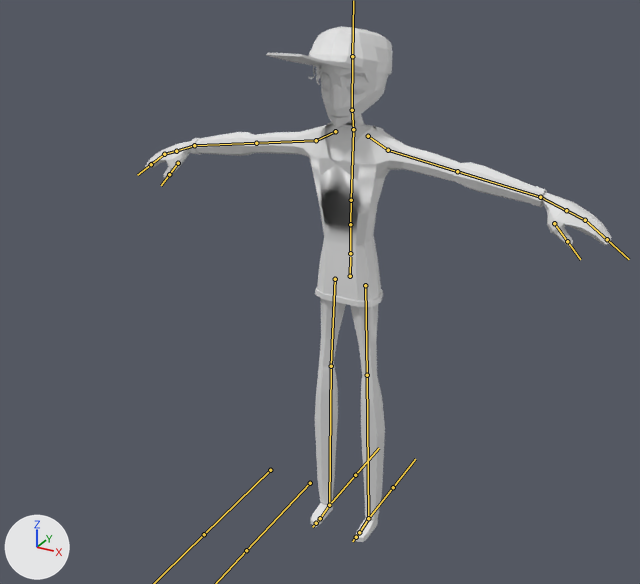
A saved change to the FBX model Assets/Resources/Models/Players/New Models/Jock.fbx.
One viewpoint serves both versions: a 50 mm camera at (3.35, -6.57, 5.84) aimed at (-0.29, 0.06, 2.53). Arrows for +X, +Y and +Z are at lower left; the lights stay in place. The bones that bend it are drawn over the model as lines.

Objects in the first picture: 'Body'.
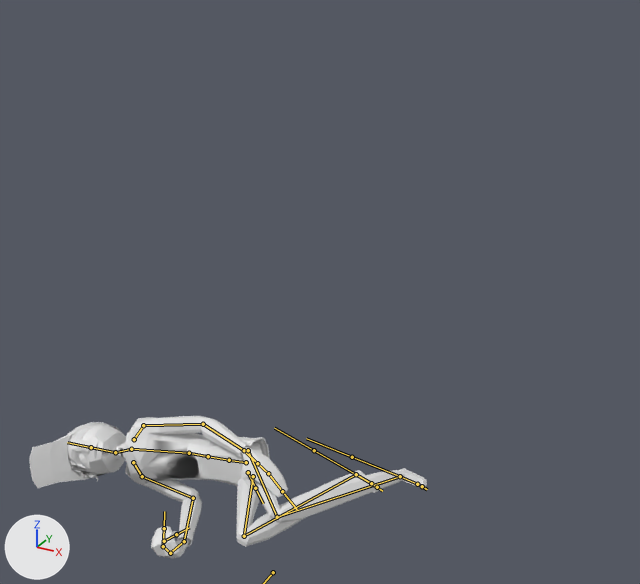
Commit message: Death + More animations

The newer file adds an action. The first version stands in its rest pose; the second is drawn at frame 76 of the action 'Armature|Death'.

Where the change shows, as pixel boxes (x1, y1, x2, y2) in the pictures (640 x 584 px):
'Body', posed (15% narrower, 72% shorter): before (145, 26, 611, 542); after (30, 416, 427, 558)
bone 'Hips', root to tip: before (350, 276) to (350, 257); after (246, 462) to (231, 460)
bone 'UpperBack', root to tip: before (350, 224) to (351, 200); after (208, 456) to (189, 453)
bone 'Chest', root to tip: before (351, 200) to (353, 130); after (189, 453) to (132, 449)
bone 'Neck', root to tip: before (353, 129) to (352, 110); after (131, 449) to (115, 452)
bone 'Head', root to tip: before (352, 110) to (352, 56); after (115, 452) to (91, 447)
bone 'UpperArm.L', root to tip: before (388, 150) to (457, 171); after (143, 425) to (203, 424)
bone 'LowerArm.L', root to tip: before (457, 171) to (540, 197); after (203, 424) to (244, 450)
bone 'UpperFingers.L', root to tip: before (566, 210) to (585, 220); after (257, 463) to (268, 473)
bone 'UpperArm.R', root to tip: before (316, 140) to (256, 143); after (142, 476) to (193, 498)
bone 'LowerArm.R', root to tip: before (256, 143) to (194, 145); after (193, 498) to (184, 541)
bone 'Hands.R', root to tip: before (194, 145) to (176, 151); after (184, 541) to (170, 553)
bone 'UpperFingers.R', root to tip: before (176, 151) to (164, 154); after (170, 553) to (163, 546)
bone 'LowerFingers.R', root to tip: before (164, 154) to (151, 164); after (163, 546) to (164, 528)
bone 'Thumb.R', root to tip: before (178, 163) to (169, 174); after (164, 541) to (176, 534)
bone 'UpperLeg.L', root to tip: before (365, 285) to (367, 375); after (248, 450) to (277, 517)
bone 'LowerLeg.L', root to tip: before (367, 375) to (368, 518); after (277, 517) to (400, 476)
bone 'Foot.L', root to tip: before (368, 518) to (359, 532); after (400, 476) to (417, 484)
bone 'Toes.L', root to tip: before (359, 532) to (356, 537); after (417, 484) to (422, 486)
bone 'UpperLeg.R', root to tip: before (335, 279) to (331, 366); after (253, 476) to (244, 536)
bone 'LowerLeg.R', root to tip: before (331, 366) to (329, 505); after (244, 536) to (356, 474)
bone 'Foot.R', root to tip: before (329, 505) to (320, 518); after (356, 474) to (371, 483)

What the commit changed:
Bone 'Hips' (bone_hips) moves from (0.0, 0.0, 0.0) to (-2.9, -5.95, 0.37).
Bone 'Hips' (bone_hips) turns from (0, 0, 0) to (0, 0, 99) degrees about its own x, y and z.
Bone 'UpperBack' (bone_upperback) turns from (0, 0, 0) to (12, 0, -11) degrees about its own x, y and z.
Bone 'Chest' (bone_chest) turns from (0, 0, 0) to (21, -1, -6) degrees about its own x, y and z.
Bone 'Neck' (bone_neck) turns from (0, 0, 0) to (-12, 43, 10) degrees about its own x, y and z.
Bone 'Head' (bone_head) turns from (0, 0, 0) to (-25, 5, -23) degrees about its own x, y and z.
Bone 'UpperArm.L' (bone_upperarm_l) turns from (0, 0, 0) to (1, 2, -75) degrees about its own x, y and z.
Bone 'LowerArm.L' (bone_lowerarm_l) turns from (0, 0, 0) to (51, -12, -6) degrees about its own x, y and z.
Bone 'UpperFingers.L' (bone_upperfingers_l) turns from (0, 0, 0) to (-12, 11, -14) degrees about its own x, y and z.
Bone 'UpperArm.R' (bone_upperarm_r) turns from (0, 0, 0) to (25, 1, 76) degrees about its own x, y and z.
Bone 'LowerArm.R' (bone_lowerarm_r) turns from (0, 0, 0) to (71, 6, 28) degrees about its own x, y and z.
Bone 'Hands.R' (bone_hands_r) turns from (0, 0, 0) to (23, -4, 3) degrees about its own x, y and z.
Bone 'UpperFingers.R' (bone_upperfingers_r) turns from (0, 0, 0) to (-6, 8, 52) degrees about its own x, y and z.
Bone 'LowerFingers.R' (bone_lowerfingers_r) turns from (0, 0, 0) to (16, 8, 87) degrees about its own x, y and z.
Bone 'Thumb.R' (bone_thumb_r) turns from (0, 0, 0) to (-78, 21, 28) degrees about its own x, y and z.
Bone 'UpperLeg.L' (bone_upperleg_l) turns from (0, 0, 0) to (38, 1, -28) degrees about its own x, y and z.
Bone 'LowerLeg.L' (bone_lowerleg_l) turns from (0, 0, 0) to (-102, -4, -2) degrees about its own x, y and z.
Bone 'Foot.L' (bone_foot_l) turns from (0, 0, 0) to (-16, -17, 23) degrees about its own x, y and z.
Bone 'Toes.L' (bone_toes_l) turns from (0, 0, 0) to (19, 0, 1) degrees about its own x, y and z.
Bone 'UpperLeg.R' (bone_upperleg_r) turns from (0, 0, 0) to (63, -1, -16) degrees about its own x, y and z.
Bone 'LowerLeg.R' (bone_lowerleg_r) turns from (0, 0, 0) to (-137, -3, -2) degrees about its own x, y and z.
Bone 'Foot.R' (bone_foot_r) turns from (0, 0, 0) to (1, -10, 5) degrees about its own x, y and z.
